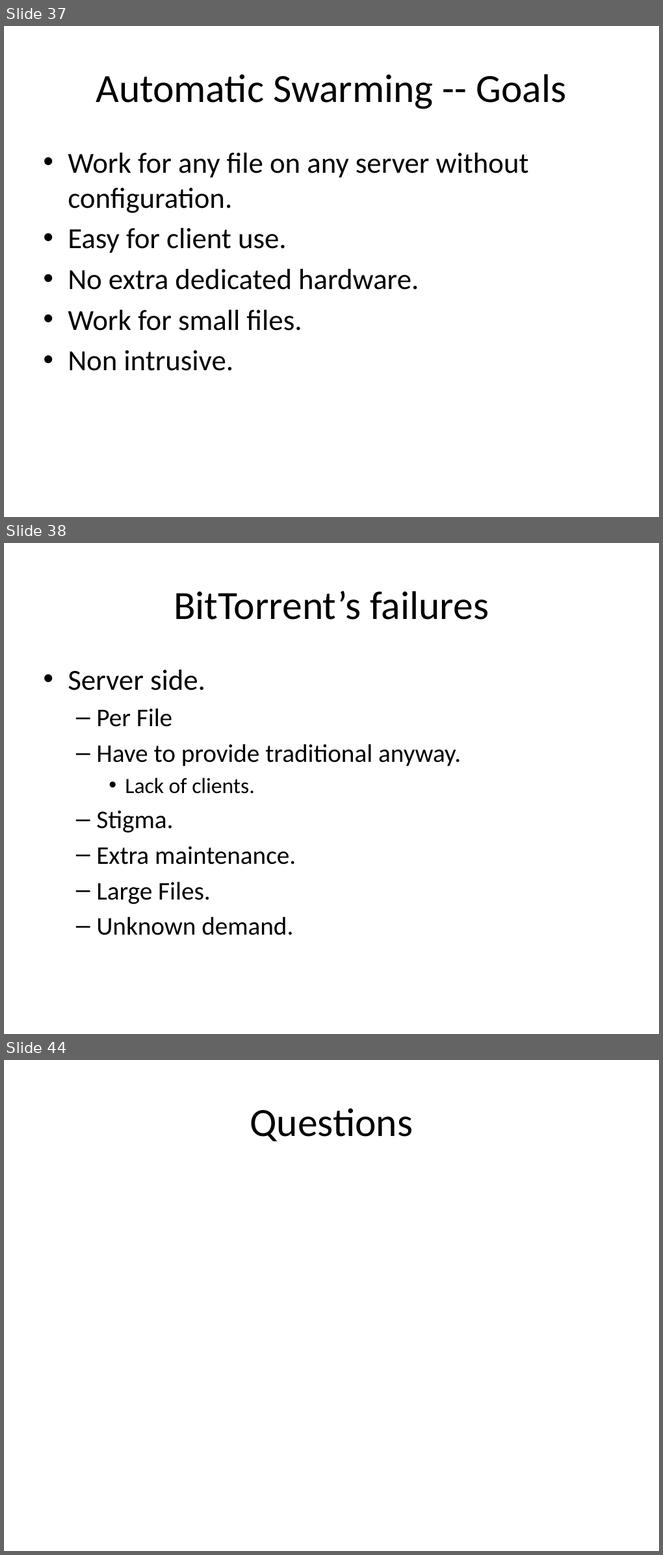
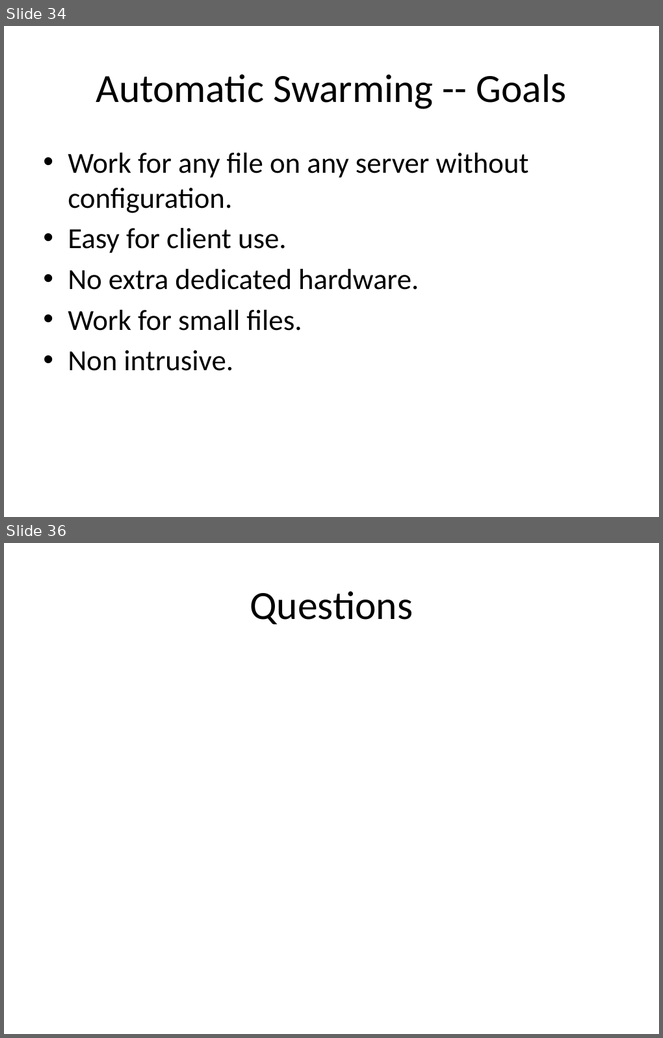
Before and after one commit to rdp/p2pwebclient, a slide deck: thesis_presentation/How to Make the Internet Faster.pptx. Shown one above the other, each under a label of ours: slides 37, 38 and 44 before the commit, slides 34 and 36 after it; the slides between them are not shown. The pictures are 663x1555 and 663x1038 pixels, drawn with LibreOffice and Linux fonts; fonts in the diff are those of the drawing. Boxes give left, top, right and bottom in pixels: in the first picture for what was removed or moved away, otherwise in the second. Text is boxed around its words. In the diff, an @@ line names an element or a change of style, - is before the commit and + after.

```diff
--- a/thesis_presentation/How to Make the Internet Faster.pptx
+++ b/thesis_presentation/How to Make the Internet Faster.pptx
@@ slide 38 removed at <box>4,543,659,1034</box>, background #FFFFFF @@
@@ title removed at <box>174,591,489,620</box> @@
-BitTorrent’s failures
@@ text removed at <box>68,670,461,936</box> @@
-• Server side.
-  – Per File
-  – Have to provide traditional anyway.
-    • Lack of clients.
-  – Stigma.
-  – Extra maintenance.
-  – Large Files.
-  – Unknown demand.
@@ what was slide 37 is now slide 34 @@
@@ what was slide 44 is now slide 36 @@
```
Also in this commit, not shown: 11 slides changed, 1 slide added, 8 other slides removed.
